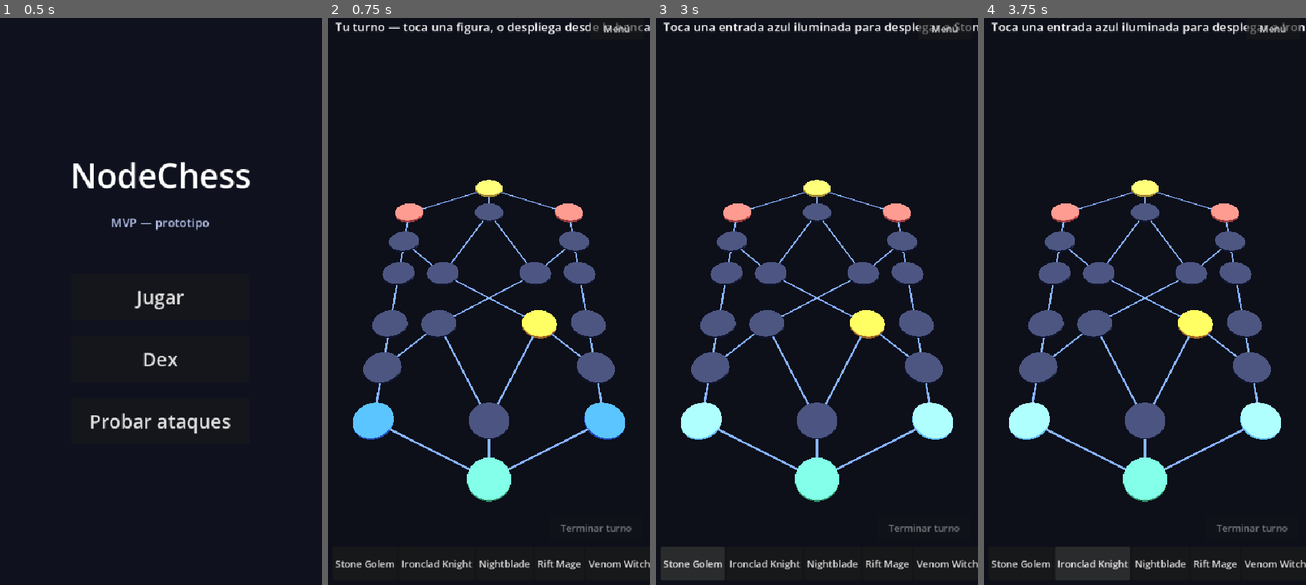
Above: before the commit, frames 1-4 (left to right).
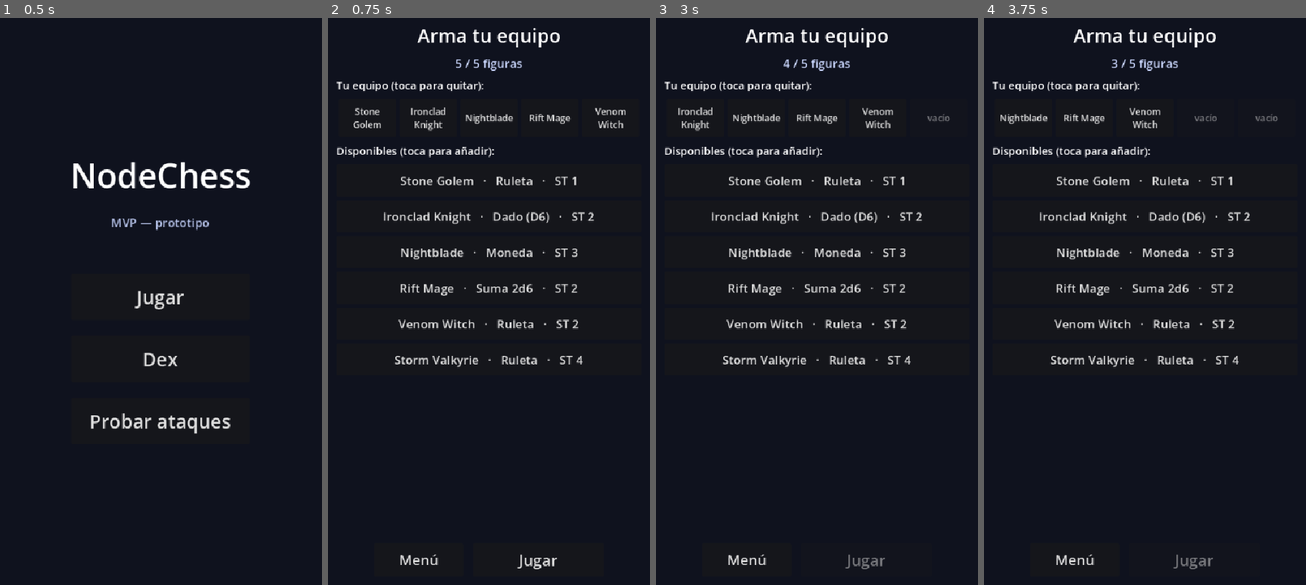
Above: after the commit, the same moments.

Repository: GStyleM562/NodeChess
Game: Godot game, scene res://scenes/main_menu.tscn
Same seed, same stepped clock (60 frames per second), same inputs: the game is played once before the commit and once after it.
Inputs:
- Up to frame 1 (0.5 s): no input
- Up to frame 2 (0.75 s): click "Jugar" at 0.5 s
- Up to frame 3 (3 s): click "Menú" at 1.25 s; click "Jugar" at 2 s; click "Stone Golem" at 2.75 s
- Up to frame 4 (3.75 s): click "Ironclad Knight" at 3.5 s

Frame 1 is identical in both runs. In frame 2, 15% of the frame differs, in the area x 2-100%, y 0-98%; in frame 3, 16%, in the area x 1-100%, y 0-100%; in frame 4, 15%.

Commit message:
Deck Builder: pick your team (5 figures, duplicates allowed) before a match. New Loadout (static player/enemy teams), deck_builder scene, menu 'Jugar' -> Deck Builder -> board; board reads Loadout.player_team/enemy_team instead of a hardcoded roster

Diff:
--- /dev/null
+++ b/game/scenes/deck_builder.tscn
@@ -0,0 +1,10 @@
+[gd_scene load_steps=2 format=3]
+
+[ext_resource type="Script" path="res://scripts/DeckBuilder.gd" id="1_deck"]
+
+[node name="DeckBuilder" type="Control"]
+layout_mode = 3
+anchors_preset = 15
+anchor_right = 1.0
+anchor_bottom = 1.0
+script = ExtResource("1_deck")
--- a/game/scripts/Board3D.gd
+++ b/game/scripts/Board3D.gd
@@ -49,11 +49,11 @@
 	randomize()
 	_build_environment()
 	_gs = GameState.new(MapData.new())
-	# 5 figures per side (duplicates allowed) so surrounding is feasible.
-	for ri in [0, 1, 2, 3, 4]:
-		_gs.add_to_bench("player", ri)
-	for ri in [0, 1, 2, 3, 4]:
-		_gs.add_to_bench("enemy", ri)
+	# Teams come from the Deck Builder (player) + a preset enemy deck.
+	for ri in Loadout.player_team:
+		_gs.add_to_bench("player", int(ri))
+	for ri in Loadout.enemy_team:
+		_gs.add_to_bench("enemy", int(ri))
 	_build_board()
 	_overlay = CombatOverlay.new()
 	add_child(_overlay)
--- /dev/null
+++ b/game/scripts/DeckBuilder.gd
@@ -0,0 +1,127 @@
+extends Control
+## Deck Builder — pick your team of Loadout.DECK_SIZE figures (duplicates allowed)
+## before a match. Writes the choice to Loadout.player_team and starts the board.
+
+var _team: Array = []
+var _team_box: HBoxContainer
+var _avail_box: VBoxContainer
+var _counter: Label
+var _play_btn: Button
+
+func _ready() -> void:
+	DisplayServer.screen_set_orientation(DisplayServer.SCREEN_PORTRAIT)
+	set_anchors_preset(Control.PRESET_FULL_RECT)
+	_team = Loadout.player_team.duplicate()
+
+	var bg := ColorRect.new()
+	bg.color = Color(0.06, 0.07, 0.12)
+	bg.set_anchors_preset(Control.PRESET_FULL_RECT)
+	add_child(bg)
+
+	var root := VBoxContainer.new()
+	root.set_anchors_preset(Control.PRESET_FULL_RECT)
+	root.offset_left = 14
+	root.offset_right = -14
+	root.offset_top = 16
+	root.offset_bottom = -14
+	root.add_theme_constant_override("separation", 10)
+	add_child(root)
+
+	var title := Label.new()
+	title.text = "Arma tu equipo"
+	title.add_theme_font_size_override("font_size", 32)
+	title.horizontal_alignment = HORIZONTAL_ALIGNMENT_CENTER
+	root.add_child(title)
+
+	_counter = Label.new()
+	_counter.add_theme_font_size_override("font_size", 20)
+	_counter.modulate = Color(0.8, 0.85, 1.0)
+	_counter.horizontal_alignment = HORIZONTAL_ALIGNMENT_CENTER
+	root.add_child(_counter)
+
+	var team_hdr := Label.new()
+	team_hdr.text = "Tu equipo (toca para quitar):"
+	team_hdr.add_theme_font_size_override("font_size", 18)
+	root.add_child(team_hdr)
+	_team_box = HBoxContainer.new()
+	_team_box.alignment = BoxContainer.ALIGNMENT_CENTER
+	_team_box.add_theme_constant_override("separation", 6)
+	root.add_child(_team_box)
+
+	var avail_hdr := Label.new()
+	avail_hdr.text = "Disponibles (toca para añadir):"
+	avail_hdr.add_theme_font_size_override("font_size", 18)
+	root.add_child(avail_hdr)
+	var scroll := ScrollContainer.new()
+	scroll.size_flags_vertical = Control.SIZE_EXPAND_FILL
+	scroll.horizontal_scroll_mode = ScrollContainer.SCROLL_MODE_DISABLED
+	root.add_child(scroll)
+	_avail_box = VBoxContainer.new()
+	_avail_box.size_flags_horizontal = Control.SIZE_EXPAND_FILL
+	_avail_box.add_theme_constant_override("separation", 6)
+	scroll.add_child(_avail_box)
+	_build_available()
+
+	var nav := HBoxContainer.new()
+	nav.alignment = BoxContainer.ALIGNMENT_CENTER
+	nav.add_theme_constant_override("separation", 16)
+	root.add_child(nav)
+	var back := Button.new()
+	back.text = "Menú"
+	back.custom_minimum_size = Vector2(150, 56)
+	back.add_theme_font_size_override("font_size", 24)
+	back.pressed.connect(func(): get_tree().change_scene_to_file("res://scenes/main_menu.tscn"))
+	nav.add_child(back)
+	_play_btn = Button.new()
+	_play_btn.text = "Jugar"
+	_play_btn.custom_minimum_size = Vector2(220, 56)
+	_play_btn.add_theme_font_size_override("font_size", 26)
+	_play_btn.pressed.connect(_on_play)
+	nav.add_child(_play_btn)
+
+	_refresh()
+
+func _build_available() -> void:
+	for ri in Roster.FIGURES.size():
+		var d: Dictionary = Roster.FIGURES[ri]
+		var b := Button.new()
+		b.custom_minimum_size = Vector2(0, 54)
+		b.add_theme_font_size_override("font_size", 20)
+		b.text = "%s   ·   %s   ·   ST %d" % [d["name"], String(d.get("type", "?")), int(d.get("stamina", 1))]
+		b.pressed.connect(_add.bind(ri))
+		_avail_box.add_child(b)
+
+func _add(ri: int) -> void:
+	if _team.size() >= Loadout.DECK_SIZE:
+		return
+	_team.append(ri)
+	_refresh()
+
+func _remove(slot: int) -> void:
+	if slot >= 0 and slot < _team.size():
+		_team.remove_at(slot)
+		_refresh()
+
+func _refresh() -> void:
+	_counter.text = "%d / %d figuras" % [_team.size(), Loadout.DECK_SIZE]
+	for c in _team_box.get_children():
+		c.queue_free()
+	for slot in Loadout.DECK_SIZE:
+		var b := Button.new()
+		b.custom_minimum_size = Vector2(96, 64)
+		b.add_theme_font_size_override("font_size", 15)
+		b.autowrap_mode = TextServer.AUTOWRAP_WORD_SMART
+		if slot < _team.size():
+			b.text = Roster.FIGURES[_team[slot]]["name"]
+			b.pressed.connect(_remove.bind(slot))
+		else:
+			b.text = "vacío"
+			b.disabled = true
+		_team_box.add_child(b)
+	_play_btn.disabled = not Loadout.valid(_team)
+
+func _on_play() -> void:
+	if not Loadout.valid(_team):
+		return
+	Loadout.player_team = _team.duplicate()
+	get_tree().change_scene_to_file("res://scenes/board.tscn")
--- /dev/null
+++ b/game/scripts/Loadout.gd
@@ -0,0 +1,14 @@
+extends RefCounted
+class_name Loadout
+## Holds the player's chosen team between the Deck Builder and the match.
+## A team is a list of roster indices (rindex into Roster.FIGURES); duplicates
+## allowed. Static so it survives scene changes without an autoload.
+
+const DECK_SIZE := 5
+
+static var player_team: Array = [0, 1, 2, 3, 4]   # default until the player picks
+# A fixed, reasonable opponent deck (the smarter-CPU task can vary this later).
+static var enemy_team: Array = [1, 0, 2, 4, 5]
+
+static func valid(team: Array) -> bool:
+	return team.size() == DECK_SIZE
--- a/game/scripts/MainMenu.gd
+++ b/game/scripts/MainMenu.gd
@@ -33,7 +33,7 @@
 	vb.add_child(sub)
 
 	vb.add_child(_spacer(20))
-	vb.add_child(_menu_button("Jugar", func(): get_tree().change_scene_to_file("res://scenes/board.tscn")))
+	vb.add_child(_menu_button("Jugar", func(): get_tree().change_scene_to_file("res://scenes/deck_builder.tscn")))
 	vb.add_child(_menu_button("Dex", func(): get_tree().change_scene_to_file("res://scenes/dex.tscn")))
 	vb.add_child(_menu_button("Probar ataques", func(): get_tree().change_scene_to_file("res://scenes/attack_tester.tscn")))
 
--- /dev/null
+++ b/game/tools/test_deck.gd
@@ -0,0 +1,18 @@
+extends SceneTree
+## Smoke test for the Deck Builder + Loadout. No 3D, so it finishes fast headless.
+
+func _initialize() -> void:
+	var db = load("res://scripts/DeckBuilder.gd").new()
+	get_root().add_child(db)
+	await create_timer(0.1).timeout
+	print("UI_OK")
+	print("DECK_SIZE=", Loadout.DECK_SIZE, " valid5=", Loadout.valid([0, 1, 2, 3, 4]), " valid3=", Loadout.valid([0, 1, 2]))
+	db._team = []
+	db._add(2)
+	db._add(3)
+	db._add(2)
+	print("team_after_adds=", db._team)
+	db._remove(0)
+	print("team_after_remove=", db._team)
+	print("DECK_OK")
+	quit()
Not shown, added: game/scripts/DeckBuilder.gd.uid
Not shown, added: game/scripts/Loadout.gd.uid
Not shown, added: game/tools/test_deck.gd.uid
